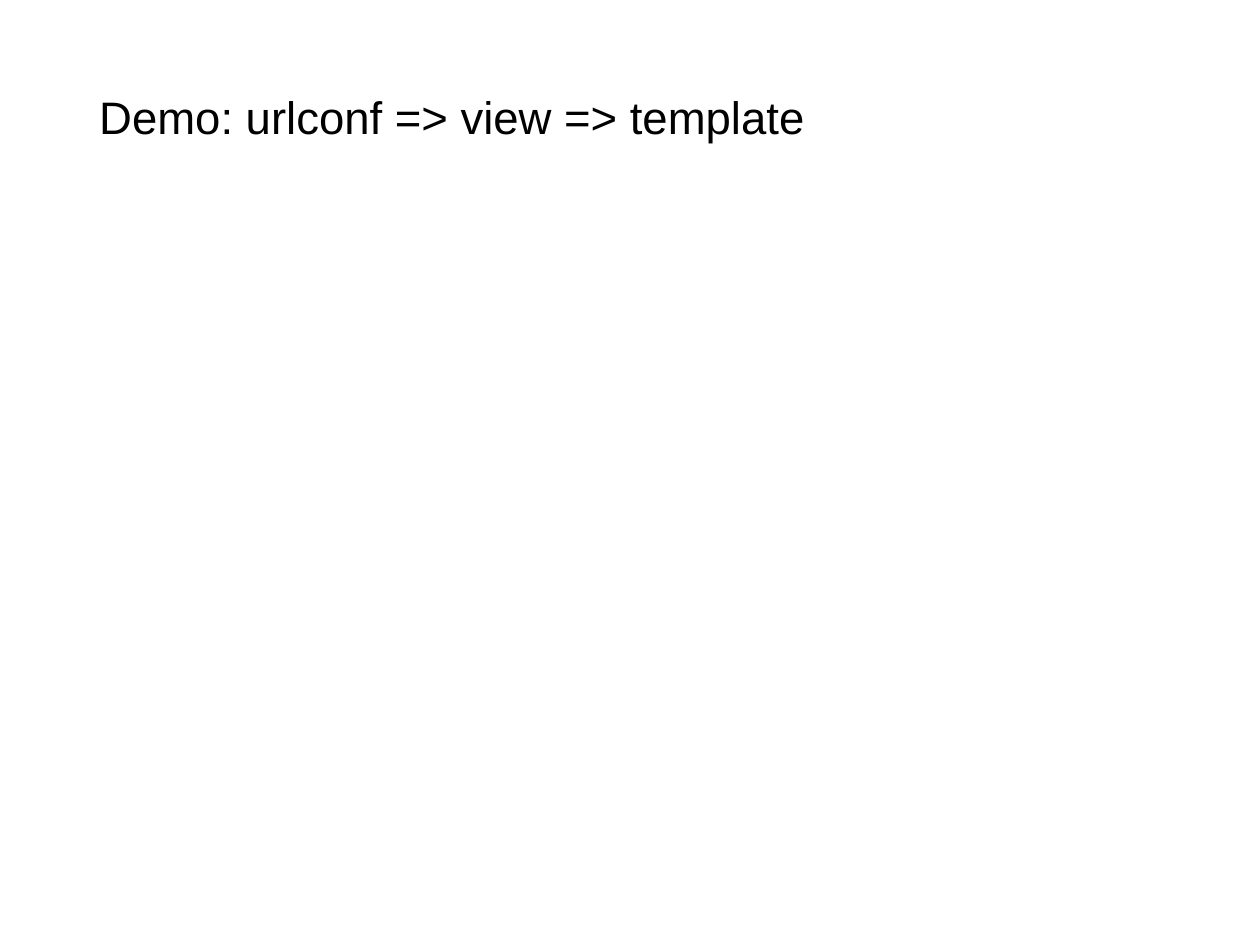
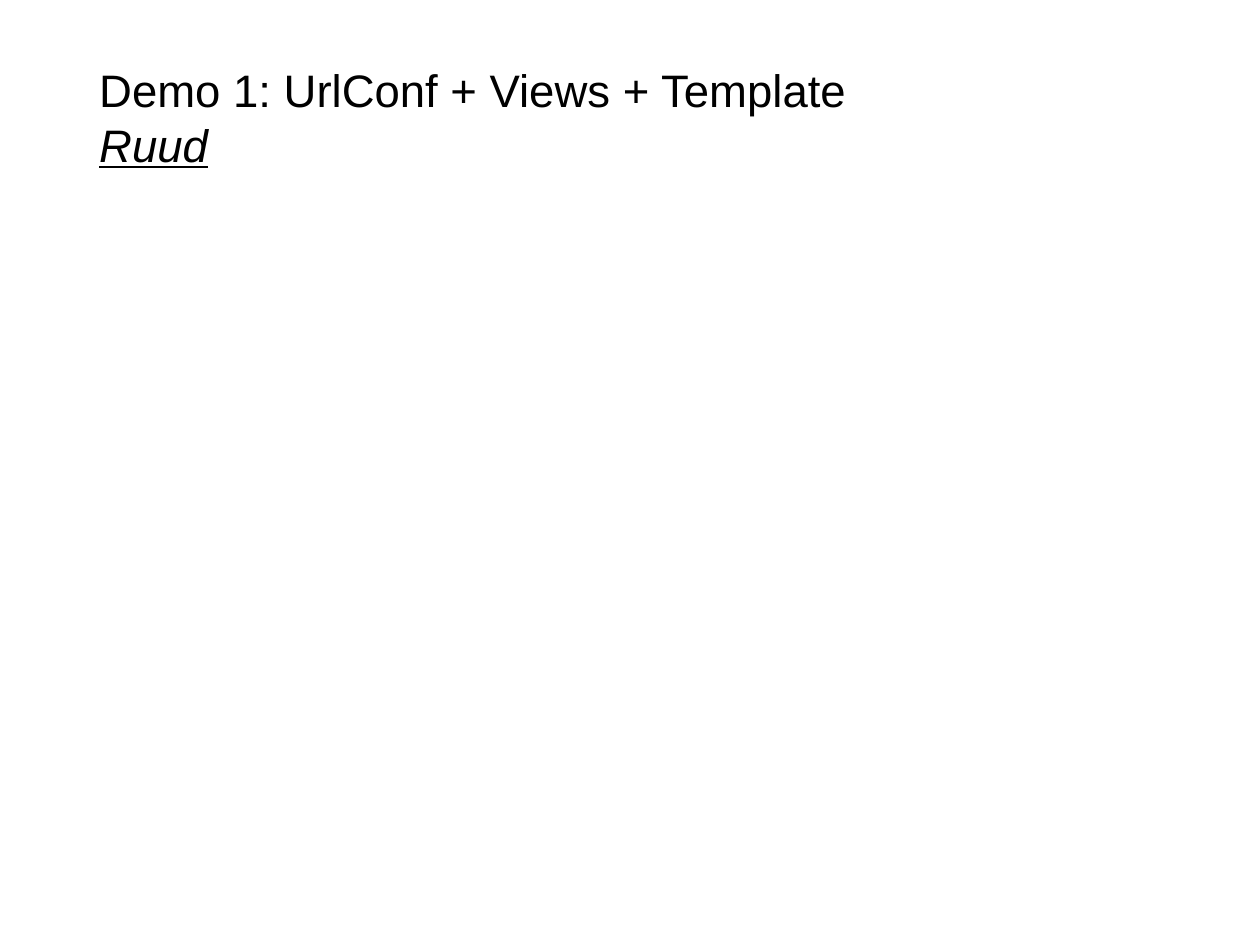
Before and after one commit to rwit/bencotto, a slide deck: slide 4 of doc/Django Pizza Sessie.odp. Drawn at 1260x945 pixels with LibreOffice and Linux fonts; fonts in the diff are those of the drawing; background and template pictures are left out. Boxes give left, top, right and bottom in pixels: in the first picture for what was removed or moved away, otherwise in the second. Text is boxed around its words. In the diff, an @@ line names an element or a change of style, - is before the commit and + after.

Commit message:
Added the demo's to the odp

```diff
--- a/doc/Django Pizza Sessie.odp
+++ b/doc/Django Pizza Sessie.odp
@@ title at bbox=[99, 74, 846, 168]: text changed @@
-Demo: urlconf => view => template
+Demo 1: UrlConf + Views + Template
+Ruud
```
Also in this commit, not shown: 1 other slide changed, 4 slides added.
